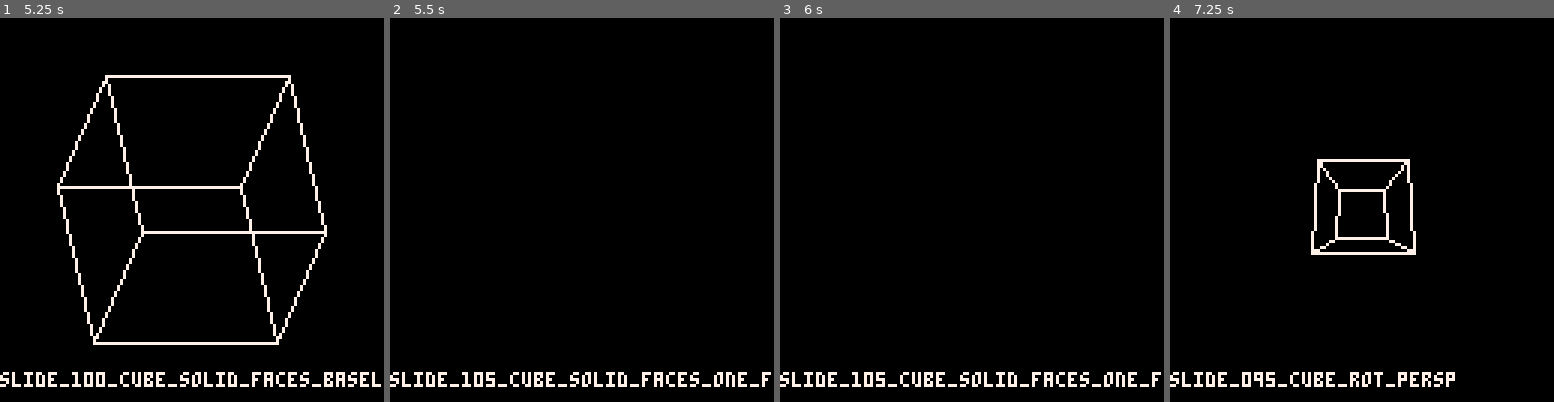
Above: before the commit, frames 1-4 (left to right).
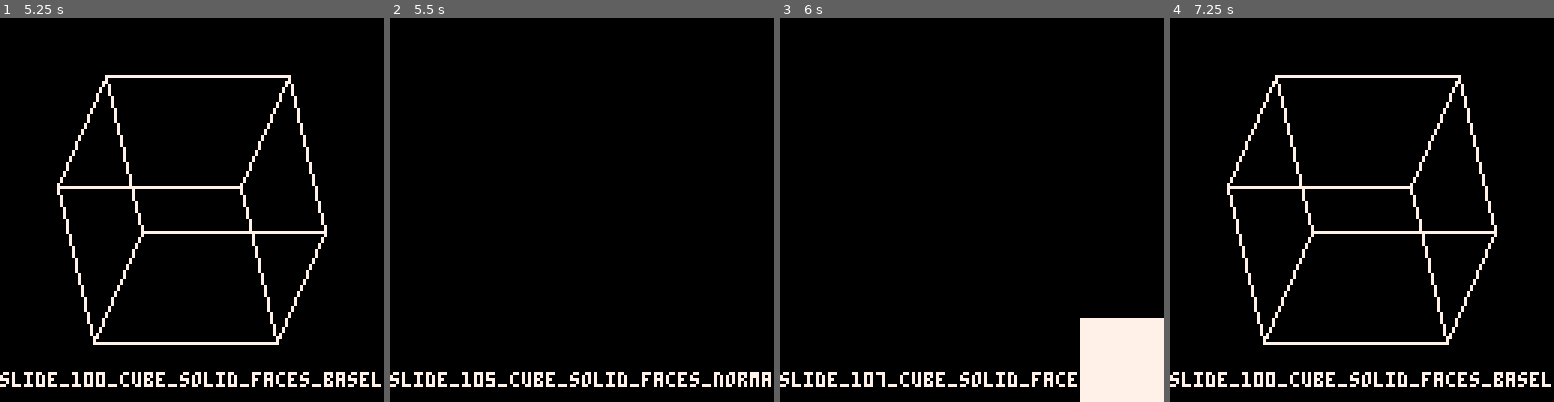
Above: after the commit, the same moments.

Repository: MiniMechMedia/pico8-games
Game: PICO-8 cartridge carts/graphics-with-pico8/game-template.p8
The game is run twice, just before and just after one commit, with the same random seed, the same clock (stepped at 60 frames per second) and the same inputs.
Inputs:
- Up to frame 1 (5.25 s): hold Right 2.33-3.33 s; hold Right 3.38-4.22 s; hold Right from 4.72 s (still down)
- Up to frame 2 (5.5 s): keep holding Right
- Up to frame 3 (6 s): release Right at 5.72 s
- Up to frame 4 (7.25 s): hold Left 6.15-6.98 s; hold Right from 7.03 s (still down)

Frame 1 is identical in both runs. In frame 2, 0.2% of the frame differs, in the area x 84-100%, y 92-97%; in frame 3, 4.5%; in frame 4, 5.7%, in the area x 14-100%, y 14-97%.

Commit message:
ok I'm messed up with the normals

Diff:
--- a/carts/graphics-with-pico8/game-template.p8
+++ b/carts/graphics-with-pico8/game-template.p8
@@ -30,8 +30,10 @@
 slide_100_cube_solid_faces_baseline = {draw = draw, name = 'slide_100_cube_solid_faces_baseline'}
 #include slide_102_cube_solid_faces_one_face.lua
 slide_102_cube_solid_faces_one_face = {draw = draw, name = 'slide_102_cube_solid_faces_one_face'}
-#include slide_105_cube_solid_faces_one_face_solid.lua
-slide_105_cube_solid_faces_one_face_solid = {draw = draw, name = 'slide_105_cube_solid_faces_one_face_solid'}
+#include slide_105_cube_solid_faces_normals.lua
+slide_105_cube_solid_faces_normals = {draw = draw, name = 'slide_105_cube_solid_faces_normals'}
+#include slide_107_cube_solid_faces_one_face_solid.lua
+slide_107_cube_solid_faces_one_face_solid = {draw = draw, name = 'slide_107_cube_solid_faces_one_face_solid'}
 slides = {
 slide_010_naive_square,
 slide_015_naive_square2,
@@ -46,7 +48,8 @@
 slide_095_cube_rot_persp,
 slide_100_cube_solid_faces_baseline,
 slide_102_cube_solid_faces_one_face,
-slide_105_cube_solid_faces_one_face_solid
+slide_105_cube_solid_faces_normals,
+slide_107_cube_solid_faces_one_face_solid
 }
 -- END SLIDES
 
--- /dev/null
+++ b/carts/graphics-with-pico8/slide_107_cube_solid_faces_one_face_solid.lua
@@ -0,0 +1,66 @@
+
+function draw()
+    local objects = {
+        gameObject(unit_square_mesh,
+            {
+                rot={x=0, y=0.05, z=0.1},
+                -- rot={x=time()/10, y=time()/10, z=0.1},
+            }
+        ),
+    }
+
+    for obj in all(objects) do
+        for face in all(obj.mesh) do
+            local normals = {}
+            last_vertex = nil
+            for vertex in all(face) do
+                rotated = rotate(vertex, obj.rot)
+                world_x, world_y, world_z = rotated.x, rotated.y, rotated.z
+
+                screen_x = world_x * SCALE + OFFSET
+                screen_y = world_y * SCALE + OFFSET
+
+                -- sides[i] = {x=screen_x, y=screen_y}
+                local n = nil
+
+                if last_vertex != nil then
+                    local edge_x = last_vertex.x - screen_x
+                    local edge_y = last_vertex.y - screen_y
+                    local mag = sqrt(edge_x*edge_x + edge_y*edge_y)
+                    n = {x=-edge_y/mag, y=edge_x/mag}
+                    add(normals, n)
+
+                    line(screen_x, screen_y, last_vertex.x, last_vertex.y)
+                    line(screen_x, screen_y, screen_x + n.x * 10, screen_y + n.y * 10)
+                end
+
+                last_vertex = {x=screen_x, y=screen_y}
+
+                -- line(screen_x, screen_y)
+
+            end
+            line()
+
+            for x = 100, 128 do
+                for y = 100, 128 do
+                    is_inside = true
+                    for n in all(normals) do
+                        dot = n.x * x + n.y * y
+                        if dot < 0 then
+                            is_inside = false
+                        end
+                    end
+                    if is_inside or true then
+                        pset(x,y,7)
+                    end
+                end
+            end
+        -- for n in all(normals) do
+            -- for i=1,4 do
+            --     v = face[i]
+            --     n = normals[i]
+            --     line(v.x,v.y, v.x+n.x,v.y+n.y)
+            -- end
+        end
+    end
+end
Renamed: carts/graphics-with-pico8/slide_105_cube_solid_faces_one_face_solid.lua -> carts/graphics-with-pico8/slide_105_cube_solid_faces_normals.lua
